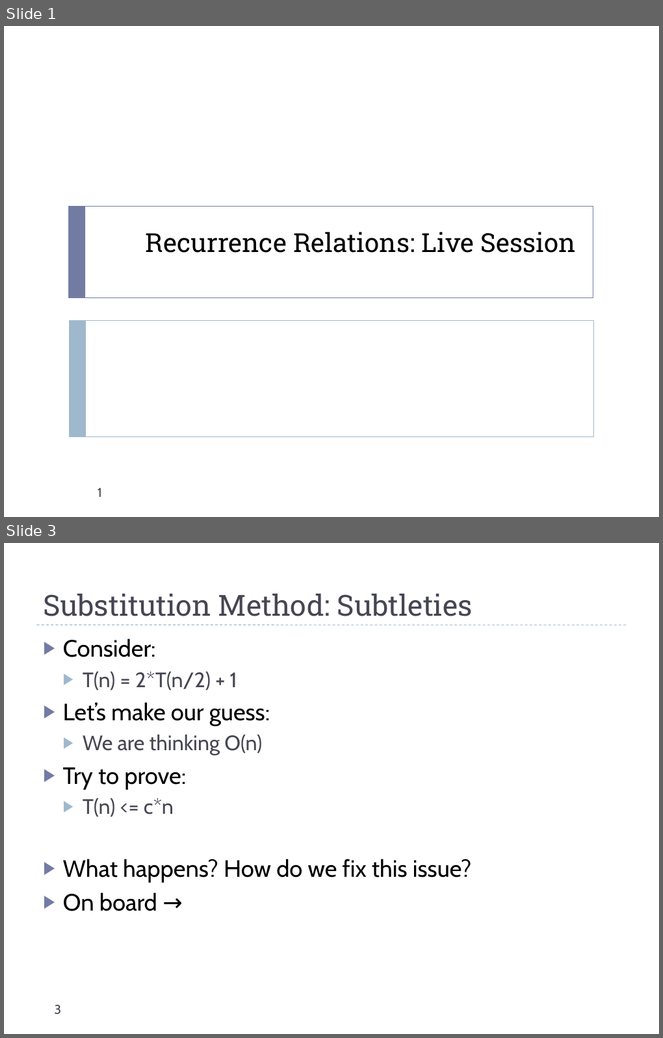
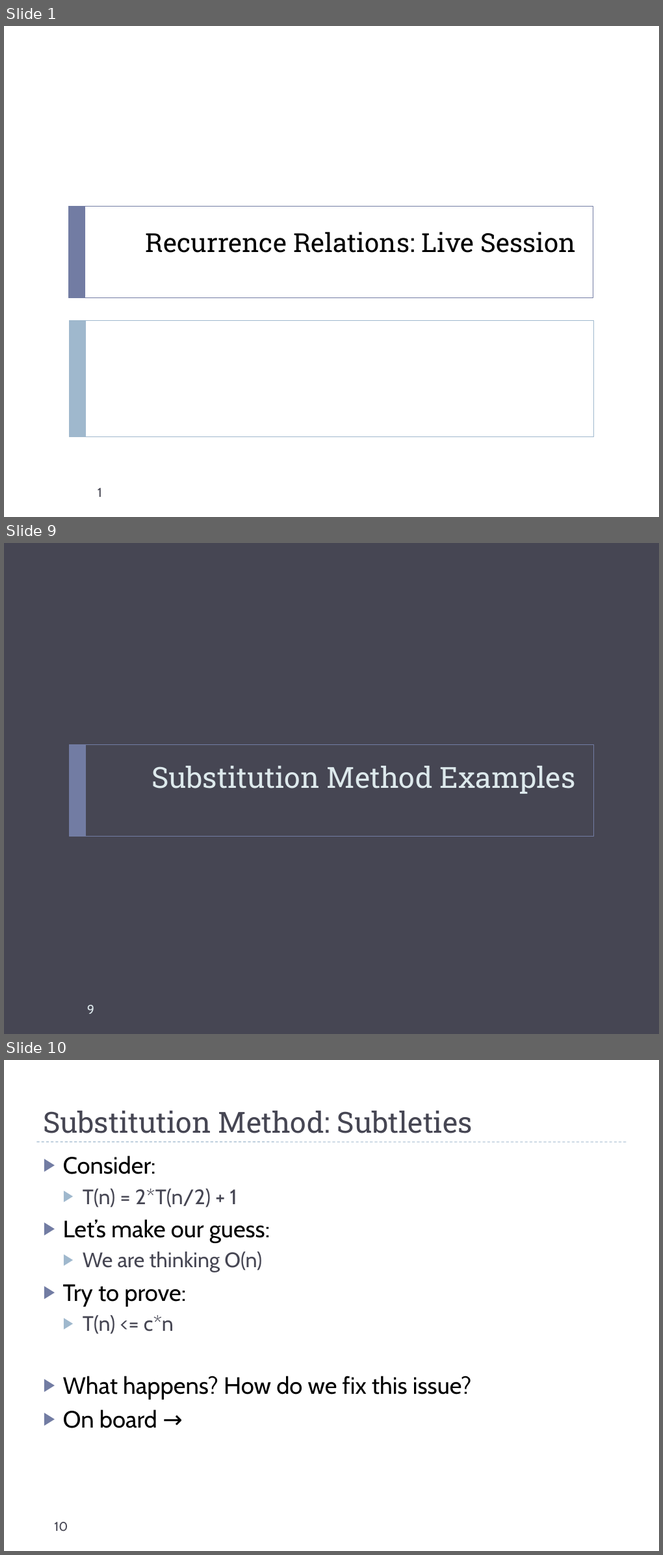
Before and after one commit to uva-cs/cs4102-f21, a slide deck: slides/recurrences_live.pptx. Shown one above the other, each under a label of ours: slides 1 and 3 before the commit, slides 1, 9 and 10 after it; the slides between them are not shown. The pictures are 663x1038 and 663x1555 pixels, drawn with LibreOffice and Linux fonts; fonts in the diff are those of the drawing. Boxes give left, top, right and bottom in pixels: in the first picture for what was removed or moved away, otherwise in the second. Text is boxed around its words. In the diff, an @@ line names an element or a change of style, - is before the commit and + after.

```diff
--- a/slides/recurrences_live.pptx
+++ b/slides/recurrences_live.pptx
@@ slide 9 added at [4,543,659,1034], background #464653 @@
@@ rectangle added at [70,745,594,837], outline #727CA3 0.5 pt @@
@@ rectangle added at [70,745,86,837], fill #727CA3 @@
@@ title added at [152,766,576,794], 32 pt, text #DDE9EC @@
+Substitution Method Examples
@@ page number added at [87,1005,94,1014], 14 pt, text #DDE9EC @@
+9
@@ what was slide 3 is now slide 10 @@
@@ page number at [54,1522,68,1532]: text changed @@
-3
+10
```
Also in this commit, not shown: 3 slides changed, 12 other slides added, 1 slide removed, 1 other file.
